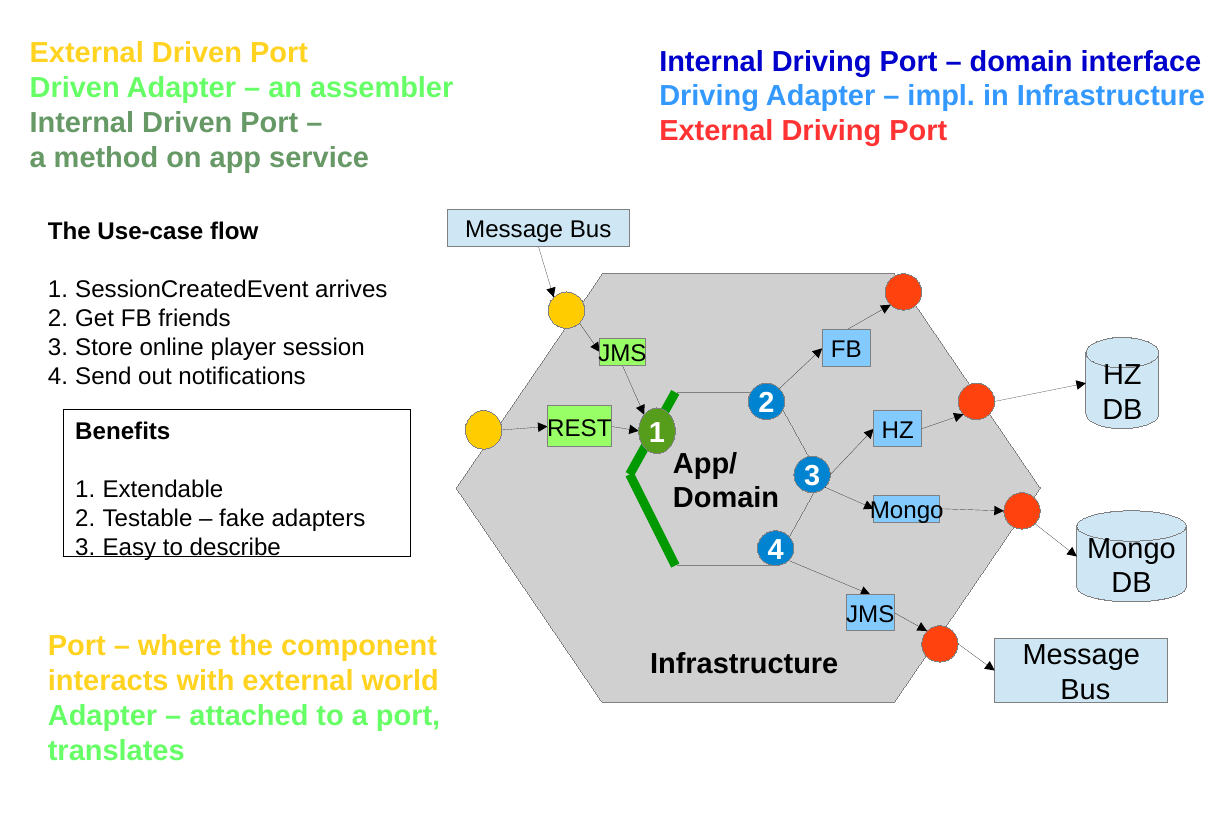
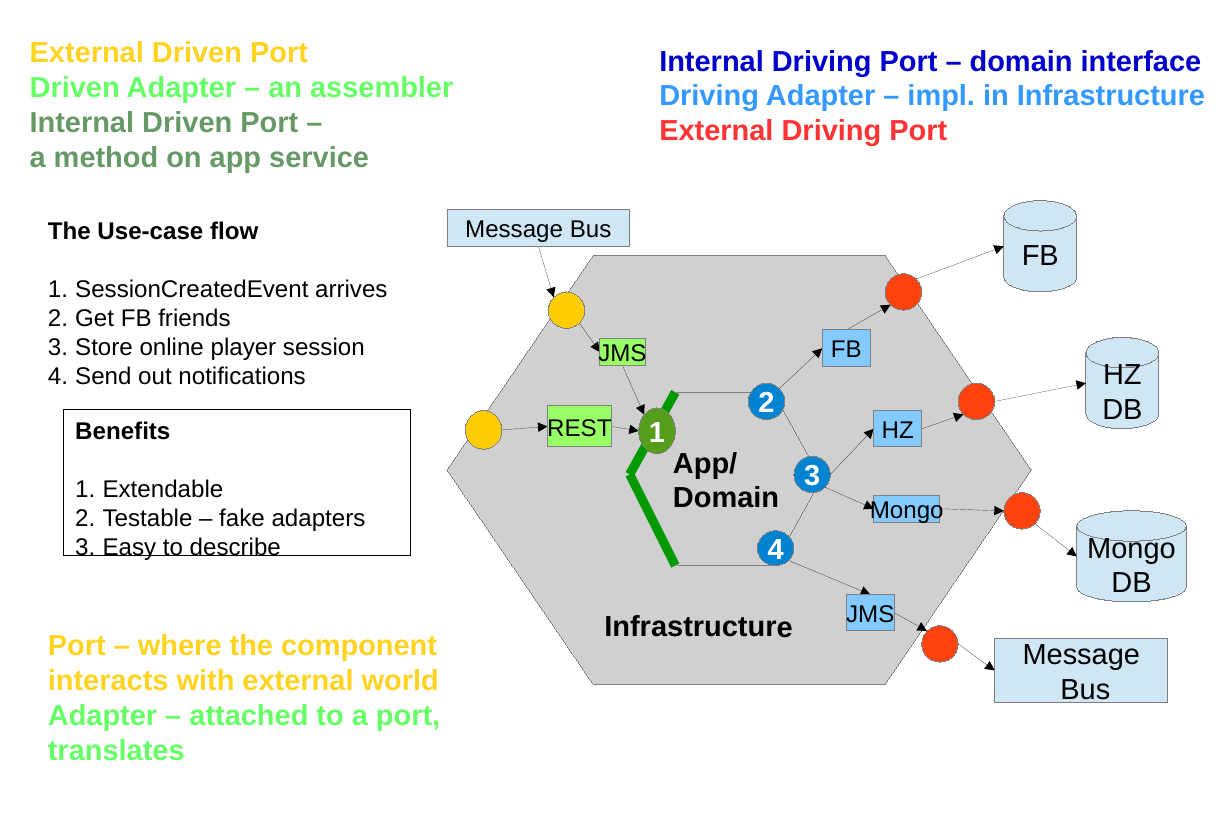
Before and after one commit to matemagyari/principle, a slide deck: slide 19 of DDDInPoker.odp (slide 14 before the commit). Drawn at 1232x821 pixels with LibreOffice and Linux fonts; fonts in the diff are those of the drawing; grey boxes stand for pictures. Boxes give left, top, right and bottom in pixels: in the first picture for what was removed or moved away, otherwise in the second. Text is boxed around its words. In the diff, an @@ line names an element or a change of style, - is before the commit and + after.

```diff
--- a/DDDInPoker.odp
+++ b/DDDInPoker.odp
@@ cylinder added at (x1=1004, y1=201, x2=1077, y2=292), fill #CFE7F5, outline #808080 0 pt, 18 pt, text #000000 @@
+FB
@@ picture moved from (x1=457, y1=274, x2=1041, y2=702) to (x1=447, y1=255, x2=1031, y2=684) @@
@@ arrow added from (917, 279) to (1004, 247), #000000 0 pt @@
@@ text "Infrastructure" moved from (x1=650, y1=652, x2=838, y2=674) to (x1=604, y1=615, x2=792, y2=638) @@
```
Also in this commit, not shown: 4 other slides changed, 6 slides added.
